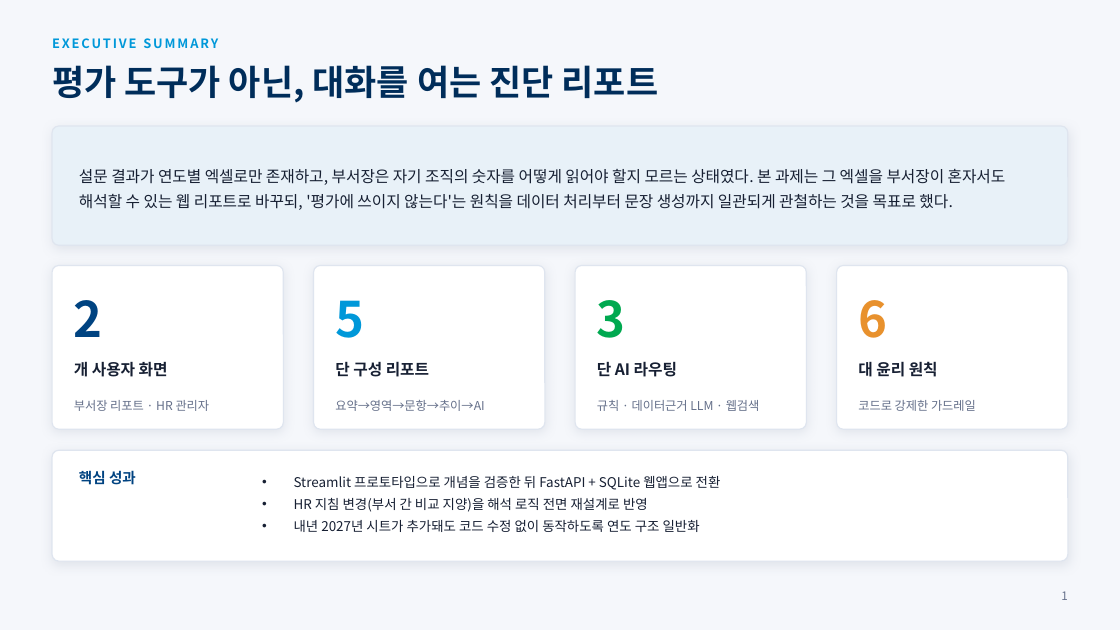
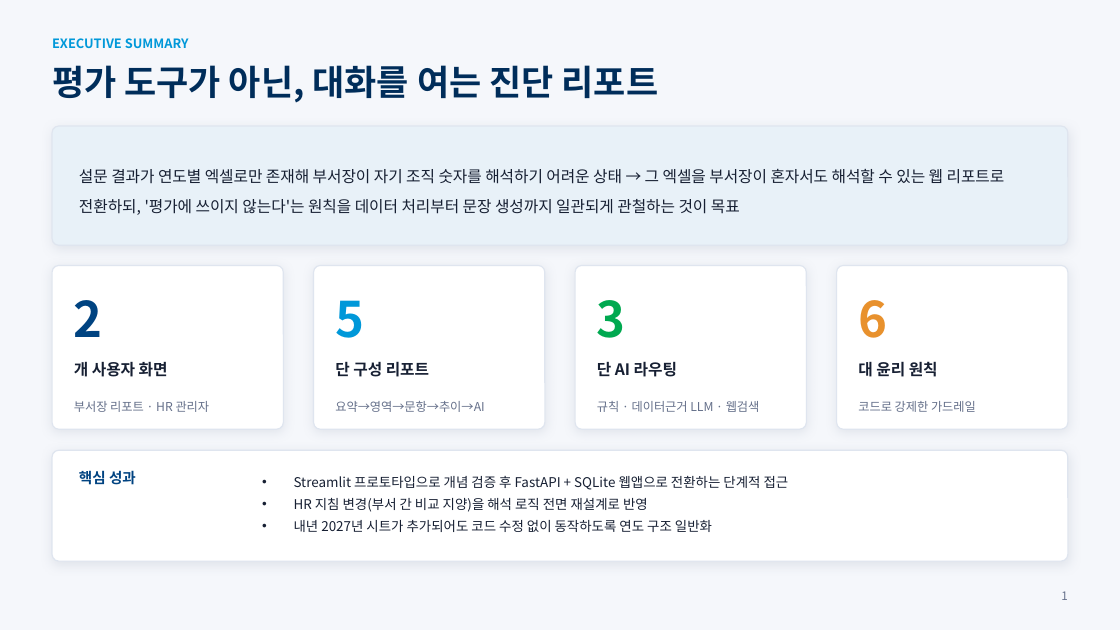
Before and after one commit to frypanegg/AI_PJT, a slide deck: slide 2 of Org_health_diag/docs/2026_조직건강도_AI_Agent_수행결과.pptx. Drawn at 1120x630 pixels with LibreOffice and Linux fonts; fonts in the diff are those of the drawing. Boxes give left, top, right and bottom in pixels: in the first picture for what was removed or moved away, otherwise in the second. Text is boxed around its words. In the diff, an @@ line names an element or a change of style, - is before the commit and + after.

```diff
--- a/Org_health_diag/docs/2026_조직건강도_AI_Agent_수행결과.pptx
+++ b/Org_health_diag/docs/2026_조직건강도_AI_Agent_수행결과.pptx
@@ text "EXECUTIVE SUMMARY" at (52,38,189,48): letter spacing 1.6 to 0 pt @@
@@ text at (79,169,1005,215): text changed @@
-설문 결과가 연도별 엑셀로만 존재하고, 부서장은 자기 조직의 숫자를 어떻게 읽어야 할지 모르는 상태였다. 본 과제는 그 엑셀을 부서장이 혼자서도 해석할 수 있는 웹 리포트로 바꾸되, '평가에 쓰이지 않는다'는 원칙을 데이터 처리부터 문장 생성까지 일관되게 관철하는 것을 목표로 했다.
+설문 결과가 연도별 엑셀로만 존재해 부서장이 자기 조직 숫자를 해석하기 어려운 상태 → 그 엑셀을 부서장이 혼자서도 해석할 수 있는 웹 리포트로 전환하되, '평가에 쓰이지 않는다'는 원칙을 데이터 처리부터 문장 생성까지 일관되게 관철하는 것이 목표
@@ text at (294,476,789,490): text changed @@
-• Streamlit 프로토타입으로 개념을 검증한 뒤 FastAPI + SQLite 웹앱으로 전환
+• Streamlit 프로토타입으로 개념 검증 후 FastAPI + SQLite 웹앱으로 전환하는 단계적 접근
@@ text at (294,520,712,532): text changed @@
-• 내년 2027년 시트가 추가돼도 코드 수정 없이 동작하도록 연도 구조 일반화
+• 내년 2027년 시트가 추가되어도 코드 수정 없이 동작하도록 연도 구조 일반화
```
Also in this commit, not shown: 11 other slides changed, 1 slide added, 4 slides removed.
